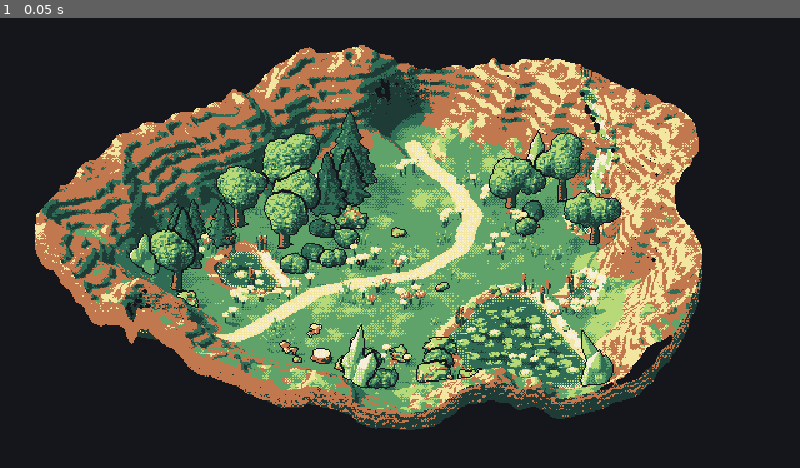
Above: before the commit, frame 1.
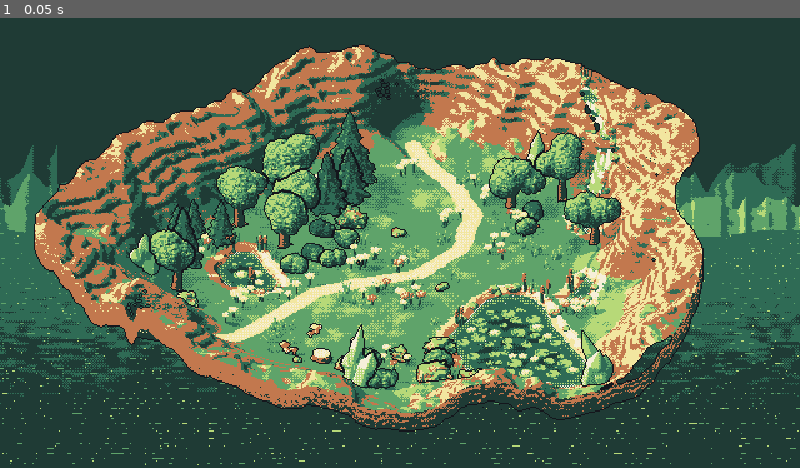
Above: after the commit, the same moment.

Repository: FreezingShock/Plinky
Game: Godot game, scene res://src/world/meadow3d_scene.tscn
Same seed, same stepped clock (60 frames per second), same inputs: the game is played once before the commit and once after it. This scene is started directly instead of the project's main scene.
Inputs:
- Up to frame 1 (0.05 s): no input

The runs differ from the first frame. In frame 1, 47% of the frame differs, in the area x 0-100%, y 0-100%.

Commit message:
Meadow 3D: 840x480 ground with bleed (distant mountains, open water); coordinates stay in the 640x360 frame
Co-Authored-By: Claude Sonnet 5.5 <noreply@anthropic.com>
Claude-Session: https://claude.ai/code/session_01Pmx9dUKcC1MESfPt7vEJfv

Diff:
--- a/assets/art/zone1/meadow3d/placements3d.json
+++ b/assets/art/zone1/meadow3d/placements3d.json
@@ -1,12 +1,27 @@
 {
  "size": [
-  640,
-  360
+  840,
+  480
  ],
  "projection": {
   "ox": 320,
   "oy": 4,
-  "note": "screen = (ox + u - v, oy + (u+v)/2 - h)"
+  "note": "screen = (ox + u - v, oy + (u+v)/2 - h), in the 640x360 frame"
+ },
+ "bleed": {
+  "left": 100,
+  "right": 100,
+  "top": 60,
+  "bottom": 60,
+  "ground_size": [
+   840,
+   480
+  ],
+  "ground_offset": [
+   -100,
+   -60
+  ],
+  "note": "ground.png is 840x480; place it at (-100,-60) so the 640x360 frame lines up with the old origin. All anchors and sprite x/y/foot stay in 640x360-frame coordinates (sprite x/y may be negative)."
  },
  "anchors": [
   {
--- a/src/world/meadow3d_scene.tscn
+++ b/src/world/meadow3d_scene.tscn
@@ -9,6 +9,7 @@
 
 [node name="Ground" type="Sprite2D" parent="."]
 centered = false
+position = Vector2(-100, -60)
 texture = ExtResource("2")
 
 [node name="Actors" type="Node2D" parent="."]
Binary file changed: assets/art/zone1/meadow3d/ground.png
Binary file changed: assets/art/zone1/meadow3d/preview_full.png
Binary file changed: assets/art/zone1/meadow3d/sprites/bush_019.png
Binary file changed: assets/art/zone1/meadow3d/sprites/bush_020.png
Binary file changed: assets/art/zone1/meadow3d/sprites/bush_021.png
Binary file changed: assets/art/zone1/meadow3d/sprites/bush_022.png
Binary file changed: assets/art/zone1/meadow3d/sprites/bush_023.png
Binary file changed: assets/art/zone1/meadow3d/sprites/bush_030.png
Binary file changed: assets/art/zone1/meadow3d/sprites/bush_031.png
Binary file changed: assets/art/zone1/meadow3d/sprites/bush_038.png
Binary file changed: assets/art/zone1/meadow3d/sprites/bush_039.png
Binary file changed: assets/art/zone1/meadow3d/sprites/bush_040.png
(and 26 more such lines)
